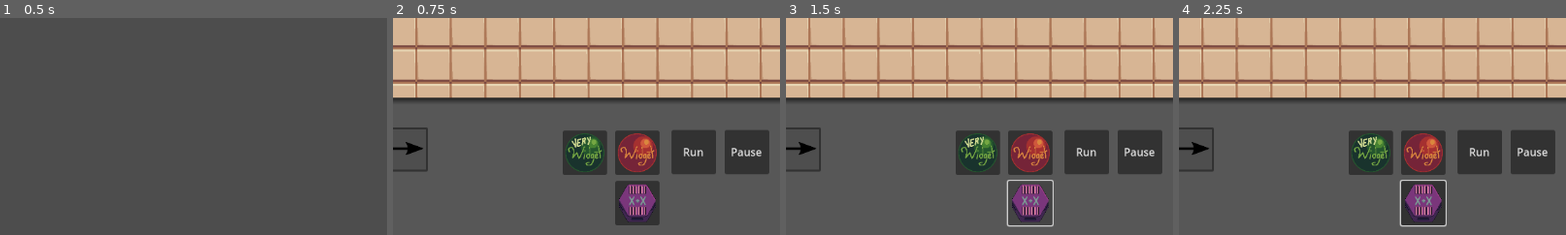
Above: before the commit, frames 1-4 (left to right).
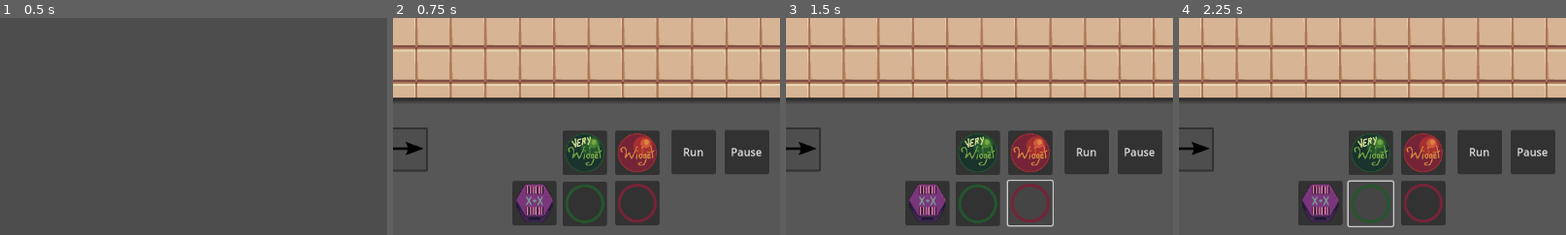
Above: after the commit, the same moments.

Repository: Salanmander/Roguetronics
Game: Godot game, scene res://Menu/main__menu.tscn
Two runs of this game, one before a commit and one after it. Both use one fixed random seed, a clock stepped at 60 frames per second and the inputs below. The engine's default icon, where the game draws it, is replaced by a stand-in: a white triangle on a blue panel in a dark square.
Inputs (mouse positions are % of the whole screen's width and height, from its top left):
- Up to frame 1 (0.5 s): no input
- Up to frame 2 (0.75 s): click "Hello" at 0.5 s
- Up to frame 3 (1.5 s): click (64, 91) at 1.27 s
- Up to frame 4 (2.25 s): click (57, 91) at 2.02 s
The pictures show only the part of the screen within x 33-82%, y 48-98%; the shares and areas given below are measured in that part.

Frame 1 is identical in both runs. In frame 2, 6.1% of the frame differs, in the area x 30-69%, y 75-96%; in frame 3, 6.1%; in frame 4, 4.8%.

Commit message:
Added dispensers

Diff:
--- a/Factory/Assembly/assembly.gd
+++ b/Factory/Assembly/assembly.gd
@@ -3,6 +3,7 @@
 
 var widgets:Array[Widget]
 var nudges:Array[Vector2]
+var affected_by_machines:bool
 var queued_combine_widget:Widget
 
 var last_cycle:float
@@ -20,6 +21,7 @@
 	nudges = []
 	last_cycle = 0
 	z_index = LAYER
+	affected_by_machines = true
 
 func set_parameters(init_position: Vector2):
 	position = init_position
@@ -59,13 +61,13 @@
 
 	nudges = []
 
-	var cycle_fraction = fmod(cycle, 1)
-	if cycle - last_cycle >= cycle_fraction:
-		var printStr:String = str(widgets.size(), ": locations: ")
-		for widget:Widget in widgets:
-			printStr = str(printStr, "(", widget.position.x, ", ", widget.position.y, ")")
-		print(printStr)
-	last_cycle = cycle
+	#var cycle_fraction = fmod(cycle, 1)
+	#if cycle - last_cycle >= cycle_fraction:
+		#var printStr:String = str(widgets.size(), ": locations: ")
+		#for widget:Widget in widgets:
+			#printStr = str(printStr, "(", widget.position.x, ", ", widget.position.y, ")")
+		#print(printStr)
+	#last_cycle = cycle
 	pass
 
 func add_widget(relative_position:Vector2, widget_type: int):
@@ -86,6 +88,9 @@
 	var keep_global_transform:bool = true
 	new_widget.reparent(self, keep_global_transform)
 	widgets.append(new_widget)
+	new_widget.nudged.disconnect(_other._on_widget_nudged)
+	new_widget.combined.disconnect(_other._on_widget_combined)
+	new_widget.overlap_detected_with.disconnect(_other._on_overlap_detected)
 	new_widget.nudged.connect(_on_widget_nudged)
 	new_widget.combined.connect(_on_widget_combined)
 	new_widget.overlap_detected_with.connect(_on_overlap_detected)
@@ -126,7 +131,8 @@
 	return false
 
 func _on_widget_nudged(delta:Vector2):
-	nudges.append(delta)
+	if(affected_by_machines):
+		nudges.append(delta)
 	pass
 
 func _on_widget_combined(widget:Widget, combiner:Combiner):
@@ -160,6 +166,10 @@
 	deleted.emit(self)
 	queue_free()
 
+func delete_widgets():
+	for widget:Widget in widgets:
+		widget.deleted.emit(widget)
+
 func _on_combiner_drop(combiner:Combiner):
 	combiner.drop.disconnect(_on_combiner_drop)
 	var group_name:String = str("combining_by_",combiner.idString)
--- a/Factory/Goal/goal.gd
+++ b/Factory/Goal/goal.gd
@@ -9,6 +9,7 @@
 func set_parameters(init_position:Vector2):
 	plan = assembly_packed.instantiate()
 	plan.set_parameters(init_position)
+	plan.affected_by_machines = false
 	add_child(plan)
 	plan.perfect_overlap.connect(_on_perfect_overlap)
 
@@ -30,6 +31,7 @@
 	plan.check_for_any_perfect_overlap()
 
 func _on_perfect_overlap(other:Assembly):
+	other.delete_widgets()
 	other.delete()
 
 
--- a/Factory/Machine/Belt/belt.gd
+++ b/Factory/Machine/Belt/belt.gd
@@ -13,7 +13,7 @@
 var up_texture = load("res://Factory/Machine/Belt/Up.png")
 var down_texture = load("res://Factory/Machine/Belt/Down.png")
 
-var held_widget:Widget
+var held_widgets:Array[Widget]
 var direction:float
 var arm_offset:Vector2
 
@@ -73,8 +73,8 @@
 	arm_offset = Vector2(0,-1).rotated(direction) * Consts.GRID_SIZE * cycle_fraction
 
 	# If we're holding something
-	if held_widget:
-		held_widget.nudge(arm_offset - last_arm_offset)
+	for widget:Widget in held_widgets:
+		widget.nudge(arm_offset - last_arm_offset)
 
 	if DEBUG_GRABBER:
 		grabber_display.position = arm_offset
@@ -86,9 +86,16 @@
 	pass
 
 func drop():
-	held_widget = null
+	for widget:Widget in held_widgets:
+		widget.deleted.disconnect(_on_widget_deleted)
+	held_widgets = []
 
 func grab():
-	if held_widget == null && nearby_widgets.size() > 0:
-		held_widget = nearby_widgets[0]
+	if held_widgets.size() == 0 && nearby_widgets.size() > 0:
+		held_widgets = nearby_widgets.duplicate()
+		for widget:Widget in held_widgets:
+			widget.deleted.connect(_on_widget_deleted)
 	pass
+
+func _on_widget_deleted(widget: Widget):
+	held_widgets.erase(widget)
--- a/Factory/Machine/Belt/belt.tscn
+++ b/Factory/Machine/Belt/belt.tscn
@@ -8,7 +8,6 @@
 script = ExtResource("1_js1g8")
 
 [node name="Sprite2D" type="Sprite2D" parent="."]
-z_index = 1
 
 [node name="CollisionShape2D" type="CollisionShape2D" parent="."]
 shape = SubResource("CircleShape2D_idtvp")
--- a/Factory/Machine/Combiner/combiner.gd
+++ b/Factory/Machine/Combiner/combiner.gd
@@ -46,7 +46,7 @@
 
 		# If there are two widgets, combine them
 		if nearby_widgets.size() == 2:
-			print(str("Combining ", nearby_widgets[0], " and ", nearby_widgets[1]))
+			#print(str("Combining ", nearby_widgets[0], " and ", nearby_widgets[1]))
 			nearby_widgets[0].combine(self)
 			nearby_widgets[1].combine(self)
 			pass
--- /dev/null
+++ b/Factory/Machine/Dispenser/dispenser.gd
@@ -0,0 +1,60 @@
+extends Machine
+class_name Dispenser
+
+# Inherited fields
+#  nearby_widgets:Array[Widget]
+#  last_cycle:float
+
+
+# Could be refactored at some point so that it doesn't need to load these
+# textures multiple times. (Does that already get optimized out?)
+var type:int = -1
+
+
+const LAYER = 3
+
+signal dispense(widget_position: Vector2, widget_type: int)
+
+
+
+# Direction should be either 0 or PI/2
+func set_parameters(init_position: Vector2, widget_type: int):
+	set_machine_parameters(init_position, LAYER)
+	type = widget_type
+	var tex
+	if type == 1:
+		tex = load("res://Factory/Machine/Dispenser/dispenser.png")
+	elif type == 2:
+		tex = load("res://Factory/Machine/Dispenser/dispenser2.png")
+
+	$Sprite2D.texture = tex
+	pass
+
+
+# Called when the node enters the scene tree for the first time.
+func _ready():
+	super()
+
+	if type == -1:
+		type = 1
+		var tex = load("res://Factory/Widget/widget.png")
+		$Sprite2D.texture = tex
+
+
+	pass # Replace with function body.
+
+
+func run_to(cycle:float):
+	var cycle_fraction = fmod(cycle, 1)
+
+	# When this is the first move of a cycle
+	if cycle - last_cycle >= cycle_fraction:
+		if(nearby_widgets.size() == 0):
+			dispense.emit(position, type)
+
+
+
+	last_cycle = cycle
+
+
+	pass
--- /dev/null
+++ b/Factory/Machine/Dispenser/dispenser.tscn
@@ -0,0 +1,14 @@
+[gd_scene load_steps=3 format=3 uid="uid://cmrfjulbse4fp"]
+
+[ext_resource type="Script" path="res://Factory/Machine/Dispenser/dispenser.gd" id="1_nvthh"]
+
+[sub_resource type="CircleShape2D" id="CircleShape2D_v5pmi"]
+
+[node name="Combiner" type="Area2D"]
+script = ExtResource("1_nvthh")
+
+[node name="Sprite2D" type="Sprite2D" parent="."]
+z_index = 1
+
+[node name="CollisionShape2D" type="CollisionShape2D" parent="."]
+shape = SubResource("CircleShape2D_v5pmi")
--- a/Factory/Machine/machine.gd
+++ b/Factory/Machine/machine.gd
@@ -37,8 +37,14 @@
 func _on_area_entered(entering:Area2D):
 	if entering is Widget:
 		nearby_widgets.append(entering)
+		entering.deleted.connect(_on_nearby_widget_deleted)
 	pass
 
 func _on_area_exited(exiting:Area2D):
-	nearby_widgets.erase(exiting)
+	if exiting is Widget:
+		nearby_widgets.erase(exiting)
+		exiting.deleted.disconnect(_on_nearby_widget_deleted)
 	pass
+
+func _on_nearby_widget_deleted(deleted_widget:Widget):
+	nearby_widgets.erase(deleted_widget)
--- a/Factory/Widget/widget.gd
+++ b/Factory/Widget/widget.gd
@@ -7,6 +7,7 @@
 
 signal nudged(delta: Vector2)
 signal combined(this_widget:Widget, combined_by:Combiner)
+signal deleted(this_widget:Widget)
 signal overlap_detected_with(other_assembly: Assembly)
 
 func set_parameters(init_position:Vector2, widget_type:int):
--- a/Factory/Widget/widget.tscn
+++ b/Factory/Widget/widget.tscn
@@ -8,7 +8,6 @@
 script = ExtResource("1_rtf7s")
 
 [node name="Sprite2D" type="Sprite2D" parent="."]
-z_index = 2
 
 [node name="CollisionShape2D" type="CollisionShape2D" parent="."]
 shape = SubResource("CircleShape2D_hoffw")
--- a/Factory/factory.tscn
+++ b/Factory/factory.tscn
@@ -8,6 +8,8 @@
 [ext_resource type="Texture2D" uid="uid://bkhsm6uotntfp" path="res://Factory/Widget/widget2.png" id="4_ca5u6"]
 [ext_resource type="Texture2D" uid="uid://dpvqigf2ldir8" path="res://icon.svg" id="4_fq6om"]
 [ext_resource type="Texture2D" uid="uid://0nev7mkxipas" path="res://Factory/Machine/Combiner/combiner.png" id="4_rb14g"]
+[ext_resource type="Texture2D" uid="uid://dgxxdjh57j27q" path="res://Factory/Machine/Dispenser/dispenser.png" id="6_11ej4"]
+[ext_resource type="Texture2D" uid="uid://cat6imr33c48u" path="res://Factory/Machine/Dispenser/dispenser2.png" id="7_wes8x"]
 
 [sub_resource type="StyleBoxFlat" id="StyleBoxFlat_hjol2"]
 bg_color = Color(0.341176, 0.341176, 0.341176, 1)
@@ -155,11 +157,29 @@
 
 [node name="PlaceCombiner" type="Button" parent="UILayer/UI"]
 layout_mode = 0
+offset_left = 551.0
+offset_top = 124.0
+offset_right = 617.0
+offset_bottom = 190.0
+icon = ExtResource("4_rb14g")
+expand_icon = true
+
+[node name="PlaceDispenser" type="Button" parent="UILayer/UI"]
+layout_mode = 0
 offset_left = 704.0
 offset_top = 124.0
 offset_right = 770.0
 offset_bottom = 190.0
-icon = ExtResource("4_rb14g")
+icon = ExtResource("6_11ej4")
+expand_icon = true
+
+[node name="PlaceDispenser2" type="Button" parent="UILayer/UI"]
+layout_mode = 0
+offset_left = 626.0
+offset_top = 125.0
+offset_right = 692.0
+offset_bottom = 191.0
+icon = ExtResource("7_wes8x")
 expand_icon = true
 
 [node name="FactoryLayer" type="CanvasLayer" parent="."]
@@ -181,3 +201,5 @@
 [connection signal="pressed" from="UILayer/UI/Run" to="FactoryLayer/FactoryFloor" method="_on_move_object_pressed"]
 [connection signal="pressed" from="UILayer/UI/Pause" to="FactoryLayer/FactoryFloor" method="_on_stop_object_pressed"]
 [connection signal="pressed" from="UILayer/UI/PlaceCombiner" to="FactoryLayer/FactoryFloor" method="_on_place_combiner_pressed"]
+[connection signal="pressed" from="UILayer/UI/PlaceDispenser" to="FactoryLayer/FactoryFloor" method="_on_place_dispenser_pressed"]
+[connection signal="pressed" from="UILayer/UI/PlaceDispenser2" to="FactoryLayer/FactoryFloor" method="_on_place_dispenser2_pressed"]
--- a/Factory/factory_floor.gd
+++ b/Factory/factory_floor.gd
@@ -16,6 +16,7 @@
 const MODIFY_FLOOR = 1
 const PLACE_THING = 2
 const PLACE_COMBINER = 3
+const PLACE_DISPENSER = 4
 
 var selected:int = FLOOR_TILE
 var selected_variant:int = CONVEYOR_UP_VARIANT
@@ -30,6 +31,7 @@
 
 var belt_packed:PackedScene = load("res://Factory/Machine/Belt/belt.tscn")
 var combiner_packed:PackedScene = load("res://Factory/Machine/Combiner/combiner.tscn")
+var dispenser_packed:PackedScene = load("res://Factory/Machine/Dispenser/dispenser.tscn")
 var machines:Array[Machine]
 var conveyor_direction:float
 
@@ -99,12 +101,7 @@
 			add_child(new_machine)
 
 		elif(click_mode == PLACE_THING):
-			var new_assembly:Assembly = assembly_packed.instantiate()
-			new_assembly.set_parameters(thing_position)
-			new_assembly.add_widget(Vector2(0, 0), widget_type)
-			add_child(new_assembly)
-			assemblies.append(new_assembly)
-			new_assembly.deleted.connect(_on_assembly_delete)
+			make_widget(thing_position, widget_type)
 
 		elif(click_mode == PLACE_COMBINER):
 			var TOP = Vector2(0, -1)
@@ -137,8 +134,25 @@
 				machines.append(new_combiner)
 
 			pass
+		elif(click_mode == PLACE_DISPENSER):
+			var new_dispenser:Dispenser = dispenser_packed.instantiate()
+			new_dispenser.set_parameters(thing_position, widget_type)
+			add_child(new_dispenser)
+			machines.append(new_dispenser)
+			new_dispenser.dispense.connect(_on_dispense)
+
+			pass
 		pass
 	pass
+
+func make_widget(widget_position: Vector2, init_widget_type: int):
+	var new_assembly:Assembly = assembly_packed.instantiate()
+	new_assembly.set_parameters(widget_position)
+	new_assembly.add_widget(Vector2(0, 0), init_widget_type)
+	add_child(new_assembly)
+	assemblies.append(new_assembly)
+	new_assembly.deleted.connect(_on_assembly_delete)
+
 
 func remove_machines(machine_position: Vector2, machine_layer: int):
 	var i:int = machines.size() - 1
@@ -159,6 +173,9 @@
 func _on_assembly_delete(deleted: Assembly):
 	assemblies.erase(deleted)
 
+func _on_dispense(loc: Vector2, init_widget_type: int):
+	make_widget(loc, init_widget_type)
+
 func _on_up_conveyor_select_pressed():
 	conveyor_direction = 0
 	click_mode = MODIFY_FLOOR
@@ -188,6 +205,17 @@
 	click_mode = PLACE_THING
 	widget_type = 2
 
+func _on_place_dispenser_pressed():
+	click_mode = PLACE_DISPENSER
+	widget_type = 1
+	pass # Replace with function body.
+
+
+func _on_place_dispenser2_pressed():
+	click_mode = PLACE_DISPENSER
+	widget_type = 2
+	pass # Replace with function body.
+
 func _on_place_combiner_pressed():
 	click_mode = PLACE_COMBINER
 
Binary file added: Factory/Machine/Dispenser/dispenser.png
Binary file added: Factory/Machine/Dispenser/dispenser2.png
Not shown: 1 places in Factory/factory.tscn that only renumber resources
